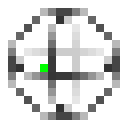
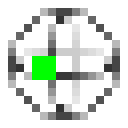
Layer changes from the first 128px x 128px image to the second:
painted on "x_gate.png" over [32, 56, 56, 80]
